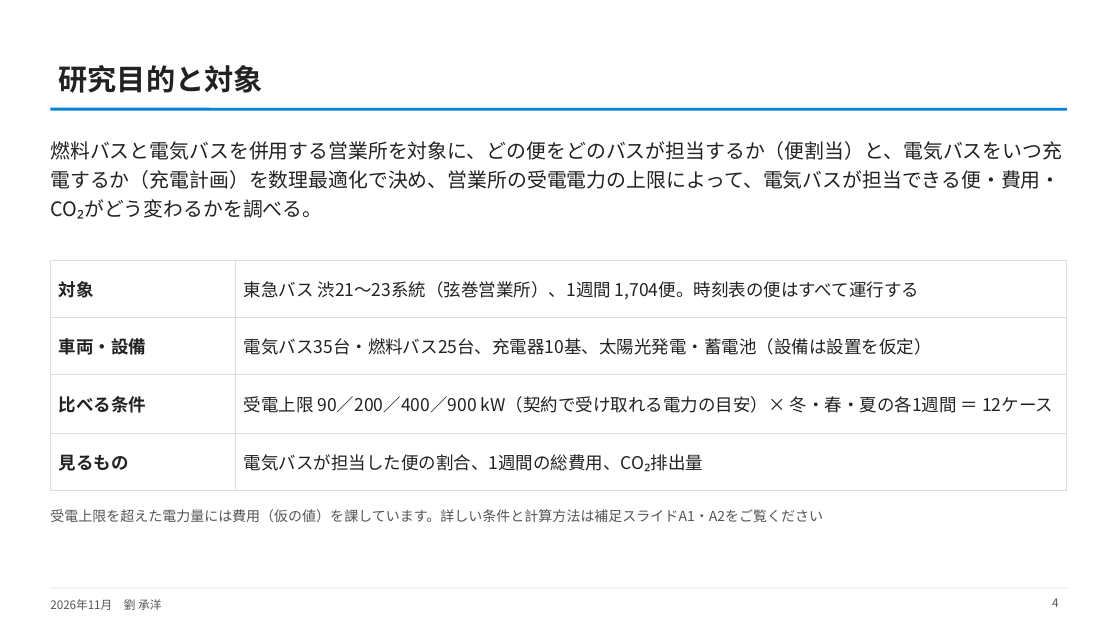
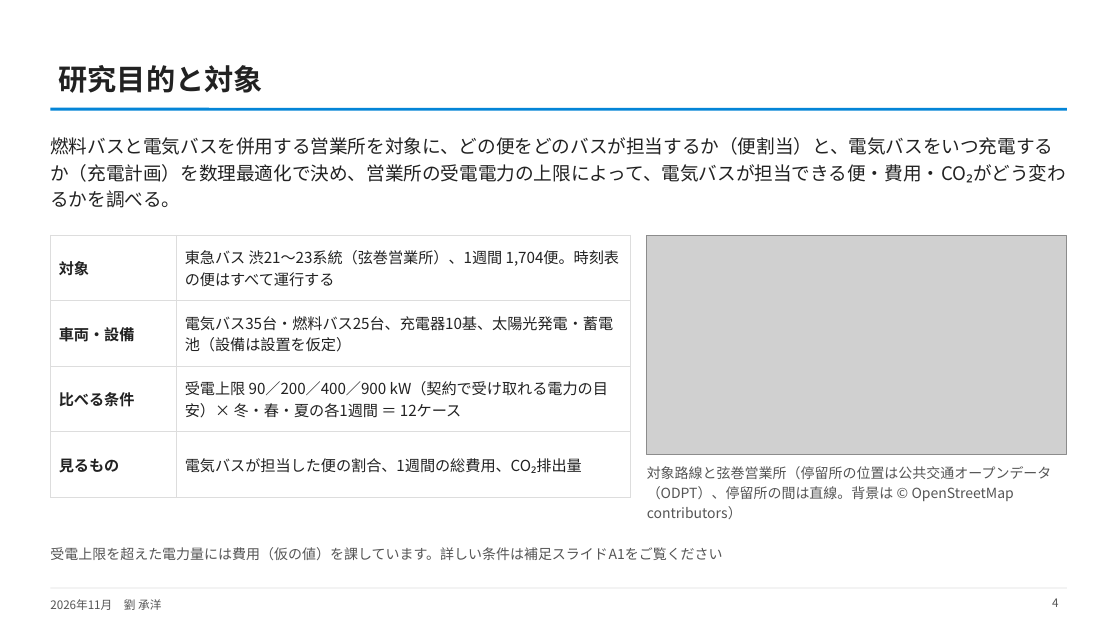
Before and after one commit to CYLIU2003/master-course, a slide deck: slide 4 of outcome/2026-11-16_nishiyama_consult/西山先生へのご相談_最新結果と3本目の柱.pptx. Drawn at 1120x630 pixels with LibreOffice and Linux fonts; fonts in the diff are those of the drawing; grey boxes stand for pictures. Boxes give left, top, right and bottom in pixels: in the first picture for what was removed or moved away, otherwise in the second. Text is boxed around its words. In the diff, an @@ line names an element or a change of style, - is before the commit and + after.

```diff
--- a/outcome/2026-11-16_nishiyama_consult/西山先生へのご相談_最新結果と3本目の柱.pptx
+++ b/outcome/2026-11-16_nishiyama_consult/西山先生へのご相談_最新結果と3本目の柱.pptx
@@ text "燃料バスと電気バスを併用する営業所を対象に、どの便をどのバスが担当するか（便割当）と、電気バスをいつ充電するか（充電計画 ..." at box(50, 137, 1066, 208): size 17 to 16 pt @@
@@ table at box(50, 235, 630, 477) @@
@@ size 15 to 13 pt @@
@@ table: place and size @@
-table at box(50, 260, 1067, 476)
+table at box(50, 235, 630, 477)
@@ picture added at box(647, 235, 1067, 455) @@
@@ text added at box(647, 466, 1052, 519), 12 pt, text #555555 @@
+対象路線と弦巻営業所（停留所の位置は公共交通オープンデータ（ODPT）、停留所の間は直線。背景は © OpenStreetMap contributors）
@@ text at box(50, 547, 722, 560): text changed @@
-受電上限を超えた電力量には費用（仮の値）を課しています。詳しい条件と計算方法は補足スライドA1・A2をご覧ください
+受電上限を超えた電力量には費用（仮の値）を課しています。詳しい条件は補足スライドA1をご覧ください
```
Also in this commit, not shown: 3 other slides changed, 1 slide added, 1 slide removed, 2 other files.
